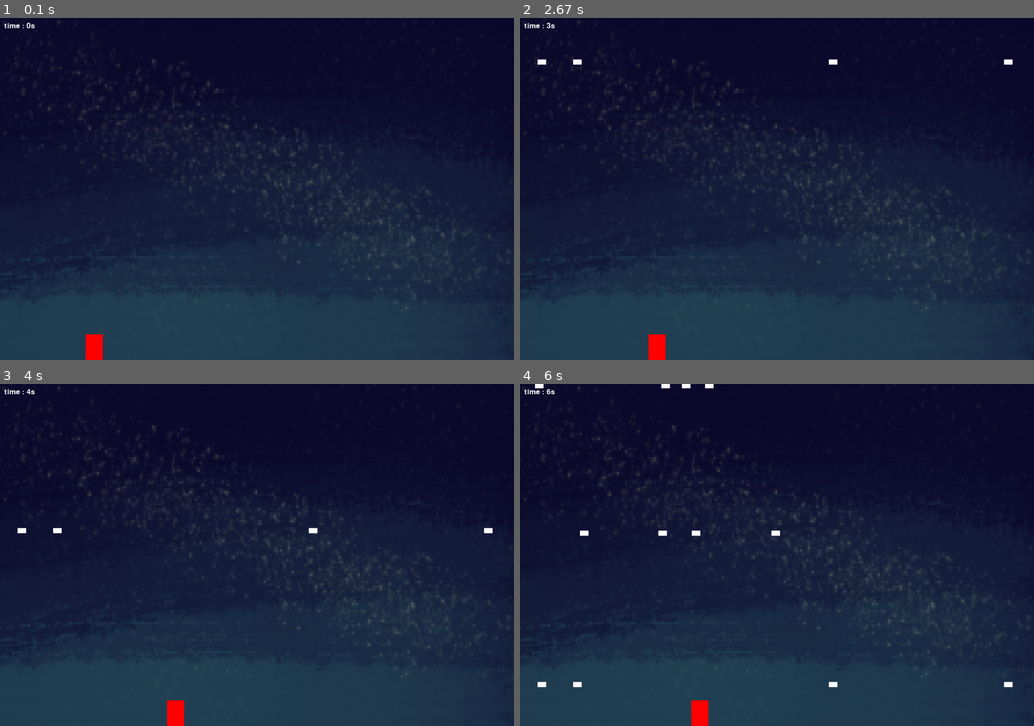
Above: before the commit, frames 1-4 (two rows, left to right).
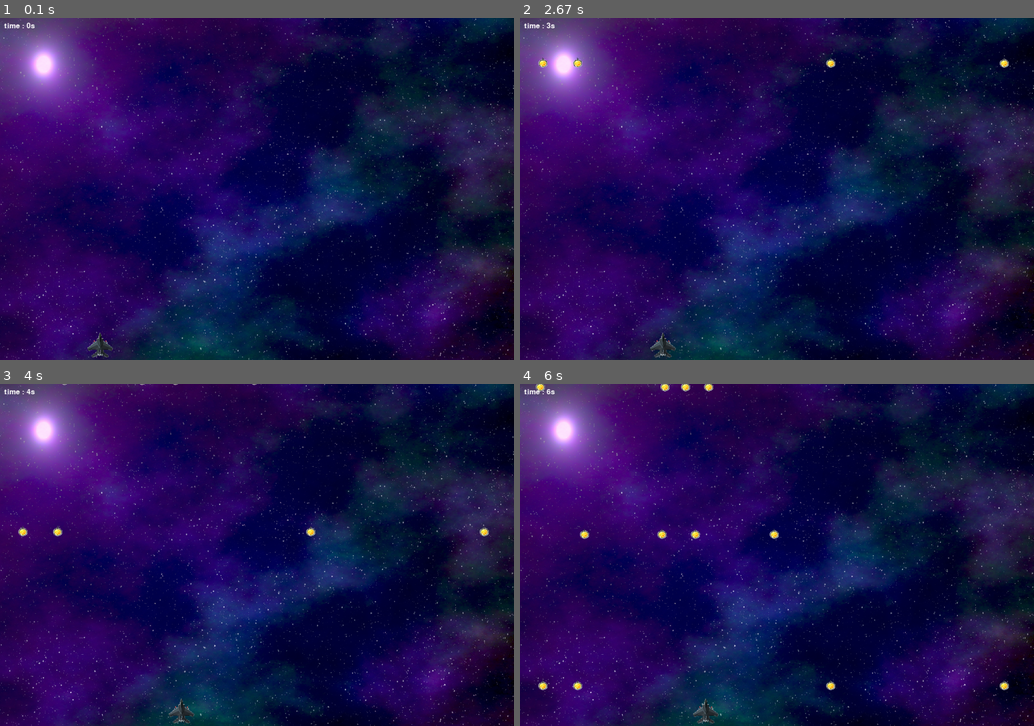
Above: after the commit, the same moments.

Repository: ShubamAg/PythonGame
Game: pygame game, started from RealPygames/SpaceGame.py
The game is run twice, just before and just after one commit, with the same random seed, the same clock (stepped at 60 frames per second) and the same inputs.
Inputs:
- Up to frame 1 (0.1 s): no input
- Up to frame 2 (2.67 s): hold Right 0.33-0.8 s; hold Right 0.83-1.3 s; hold Left 1.33-1.87 s; hold Left 1.9-2.3 s; hold Right from 2.33 s (still down)
- Up to frame 3 (4 s): release Right at 2.97 s; hold Left 3-3.47 s; hold Right 3.5-3.97 s
- Up to frame 4 (6 s): hold Right 4-4.47 s; hold Left 4.5-5.03 s; hold Left 5.07-5.47 s; hold Right from 5.5 s (still down)

The runs differ from the first frame. In frame 1, 78% of the frame differs, in the area x 0-100%, y 0-100%; in frame 2, 78%; in frame 3, 78%; in frame 4, 78%.

Commit message:
Space-Explorer2D

Diff:
--- a/RealPygames/SpaceGame.py
+++ b/RealPygames/SpaceGame.py
@@ -14,17 +14,23 @@
 
 pygame.display.set_caption("Space Game")
 
+#Initializing the width and height of the player with velocity and fonts for the game
+Player_width = 70
+Player_hight = 70
+Player_Vel= 5
+Star_width = 25
+Star_height = 25
+Star_vel = 3
+Font = pygame.font.SysFont("comicsans", 25)
+
+
 #Setting the background of our game
 BG = pygame.transform.scale(pygame.image.load("BackGround.jpg"),(1200,800) )
+Player_img= pygame.image.load("Plane2D.png").convert_alpha()
+Meteor_img= pygame.image.load("Meteor2D.png").convert_alpha()
 
-#Initializing the width and height of the player with velocity and fonts for the game
-Player_width = 40
-Player_hight = 60
-Player_Vel= 5
-Star_width = 12
-Star_height = 20
-Star_vel = 3
-Font = pygame.font.SysFont("comicsans", 25)
+Player_img = pygame.transform.scale(Player_img, (Player_hight, Player_width))
+Meteor_img = pygame.transform.scale(Meteor_img, (Star_height, Star_width))
 
 
 #creating a simple function to have all the basic things like player and timer
@@ -34,10 +40,13 @@
     time_text = Font.render( f"time : {round (elapsed_time)}s", 1, "white" )
     disp.blit(time_text, (10,10))
 
-    pygame.draw.rect(disp, "red", player)
+    #player
+    #pygame.draw.rect(disp, "red", player)
+    disp.blit(Player_img, (player.x, player.y))
 
     for star in stars:
-        pygame.draw.rect(disp, "white", star)
+        #pygame.draw.rect(disp, "white", star)
+        disp.blit(Meteor_img, (star.x, star.y))
 
     pygame.display.update()
 
Binary file changed: BackGround.jpg
Binary file added: Meteor2D.png
Binary file added: Plane2D.png
